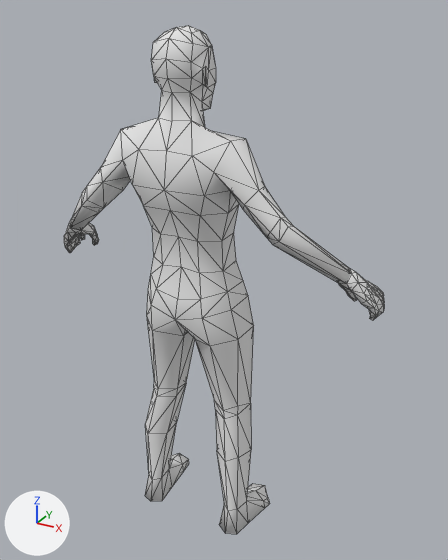
One commit to the glTF model assets/models/chartest/chartest.gltf: the scene before it, then after it.
Camera for both pictures: a 50 mm camera at (1.047, -1.732, 1.868) aimed at (0.071, 0.043, 0.981). Lighting does not change. The marker at lower left points along +X, +Y and +Z. The picture after the commit comes second. Mesh edges are drawn as thin lines.

In view in the first picture: 'chartest_body'.
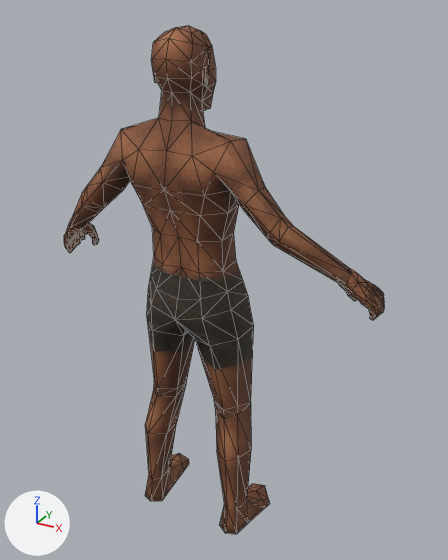
The change in detail:
Picture 'Chartest-Grimora-v02-128' (img_chartest_grimora_v02_128) is new.
In material 'M_Char' (mat_m_char), base_color is no longer (0.8, 0.8, 0.8), white #e7e7e7.
In material 'M_Char' (mat_m_char), texture is now set to img_chartest_grimora_v02_128.

What differs and where, as boxes [x1, y1, x2, y2] in the pictures (448 x 560 px):
'chartest_body', surface changed (white to brown)
    both: [64, 25, 385, 534]
